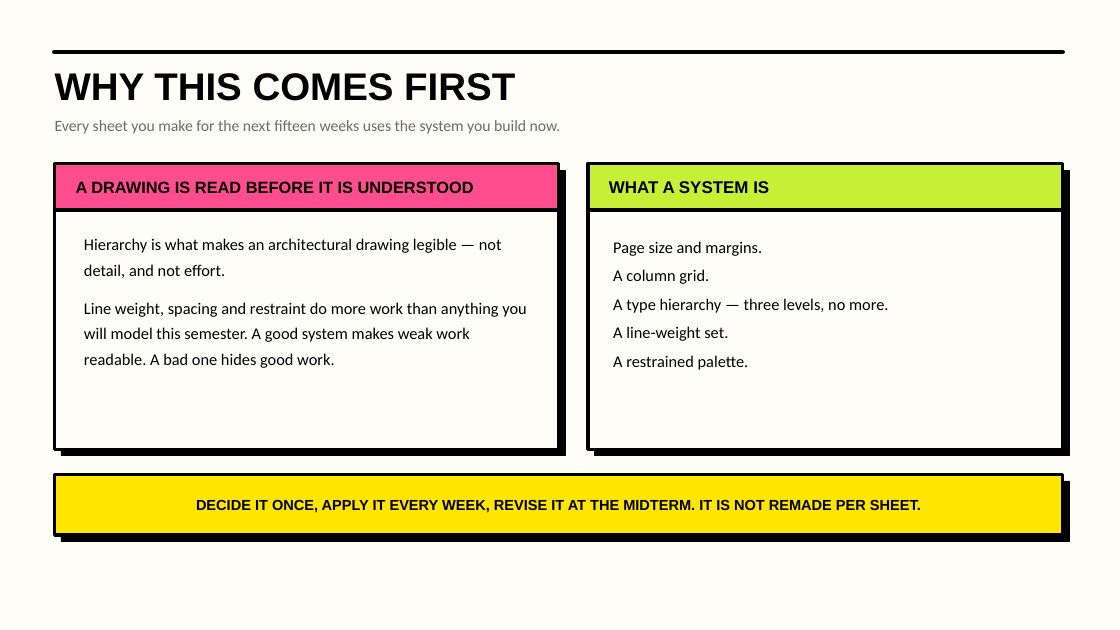
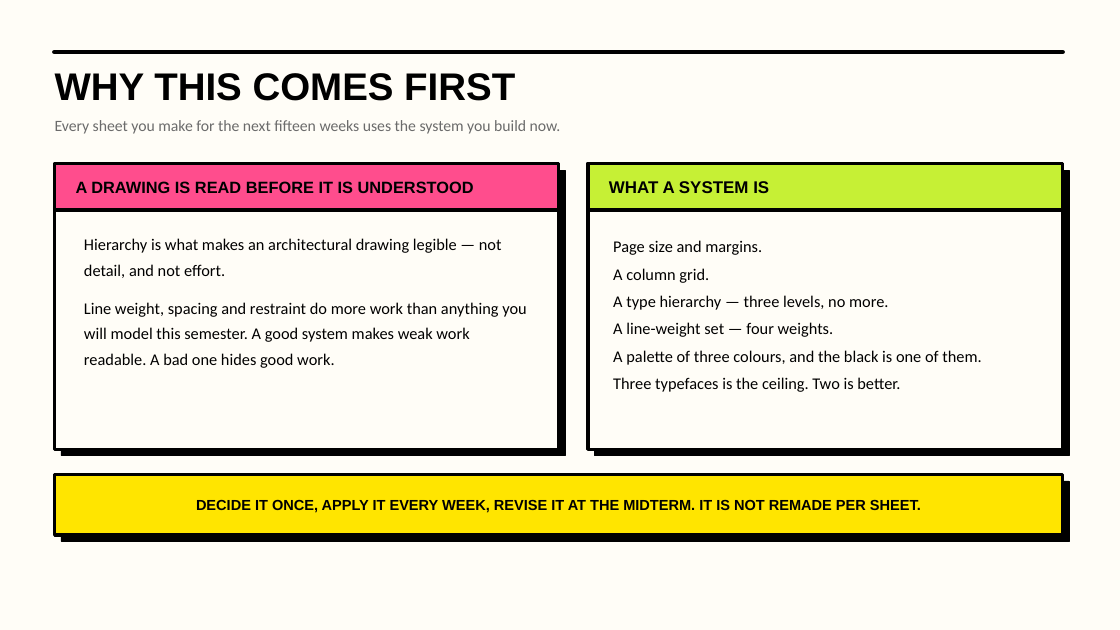
Before and after one commit to luigipacheco/arc3133, a slide deck: slide 6 of slides/ARC3133_Class01.pptx. Drawn at 1120x630 pixels with LibreOffice and Linux fonts; fonts in the diff are those of the drawing. Boxes give left, top, right and bottom in pixels: in the first picture for what was removed or moved away, otherwise in the second. Text is boxed around its words. In the diff, an @@ line names an element or a change of style, - is before the commit and + after.

```diff
--- a/slides/ARC3133_Class01.pptx
+++ b/slides/ARC3133_Class01.pptx
@@ text at [613, 240, 888, 310]: line spacing 1.45 to 1.4 @@
@@ text at [613, 322, 981, 392]: text changed @@
-A line-weight set.
-A restrained palette.
+A line-weight set — four weights.
+A palette of three colours, and the black is one of them.
+Three typefaces is the ceiling. Two is better.
```
Also in this commit, not shown: 6 other slides changed, 38 other files.
